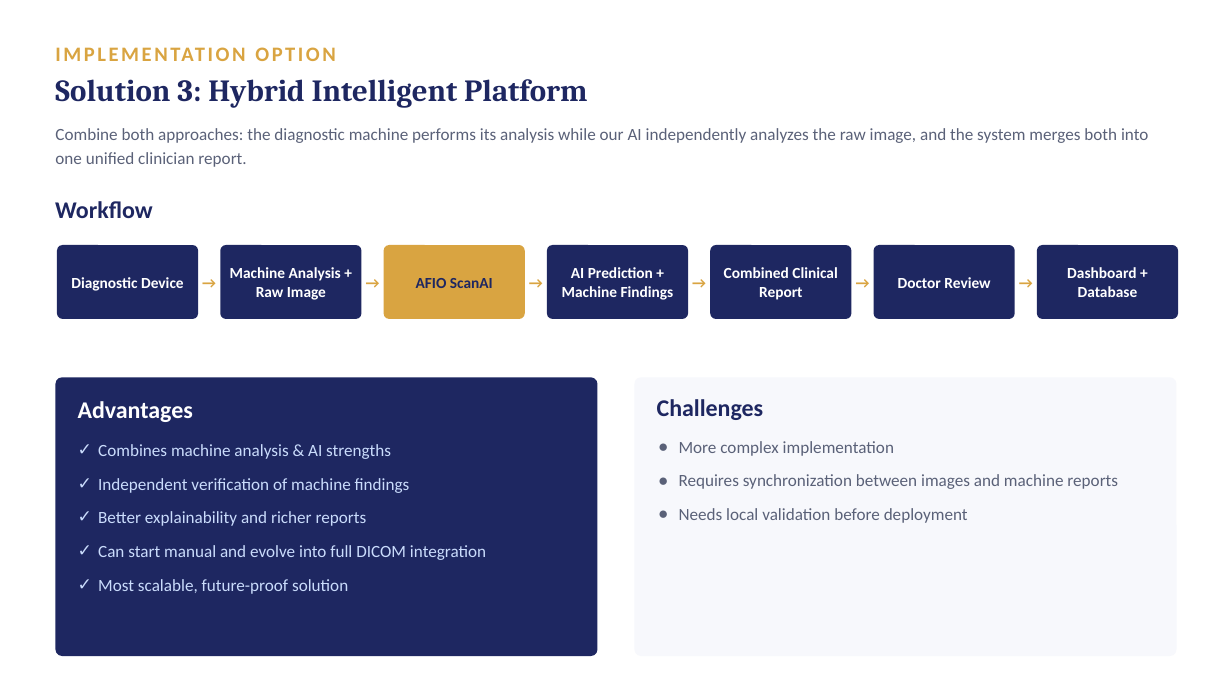
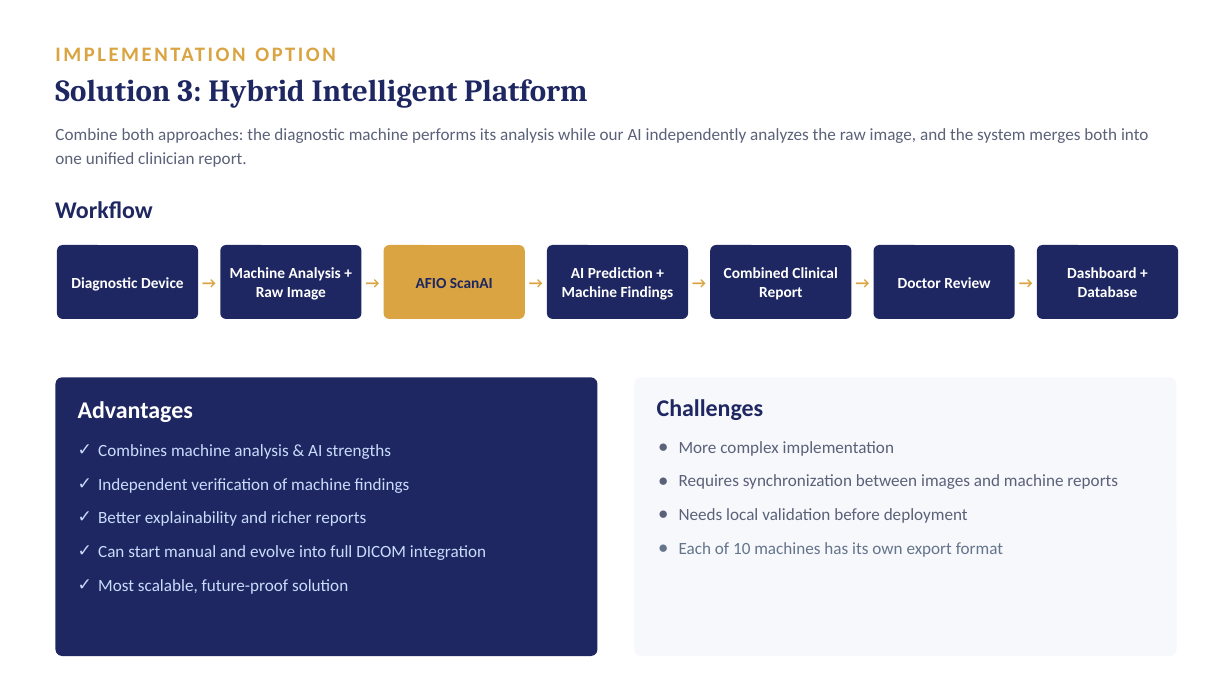
Before and after one commit to arsalsaeed27/AI-Based-Screening-System, a slide deck: slide 11 of Docs/PPT/AFIO Updated Sol..pptx (slide 10 before the commit). Drawn at 1232x693 pixels with LibreOffice and Linux fonts; fonts in the diff are those of the drawing. Boxes give left, top, right and bottom in pixels: in the first picture for what was removed or moved away, otherwise in the second. Text is boxed around its words. In the diff, an @@ line names an element or a change of style, - is before the commit and + after.

```diff
--- a/Docs/PPT/AFIO Updated Sol..pptx
+++ b/Docs/PPT/AFIO Updated Sol..pptx
@@ text at bbox=[679, 542, 1003, 557]: paragraph added @@
+● Each of 10 machines has its own export format
```
Also in this commit, not shown: 5 other slides changed, 1 slide added, 13 other files.
